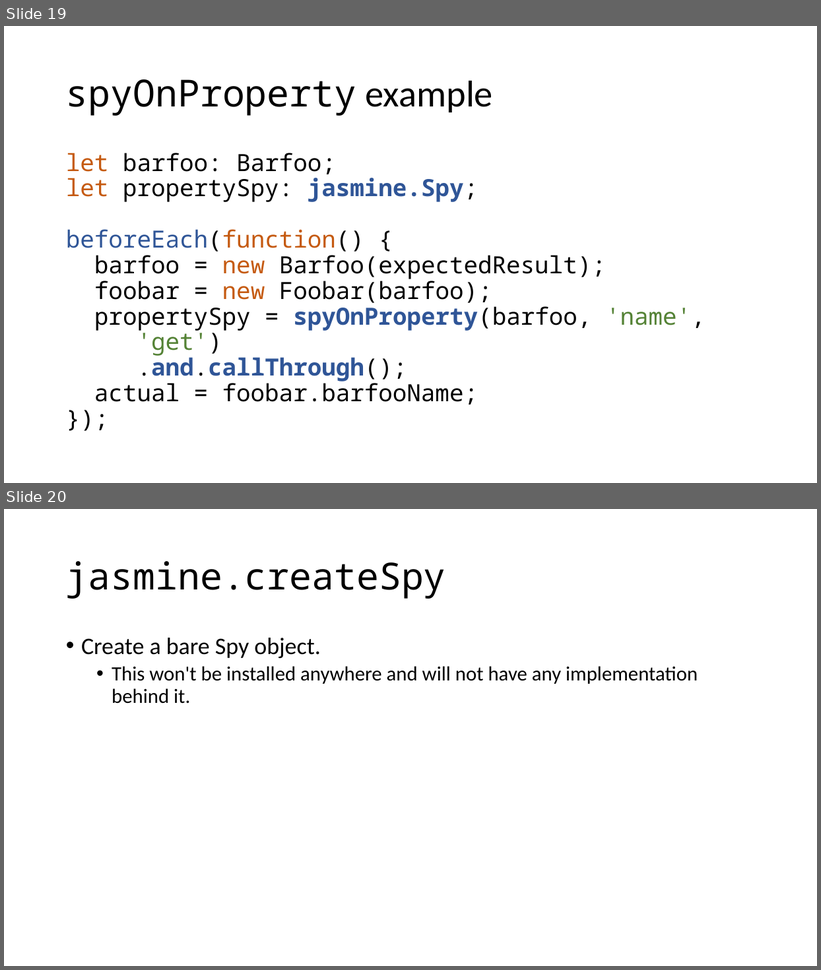
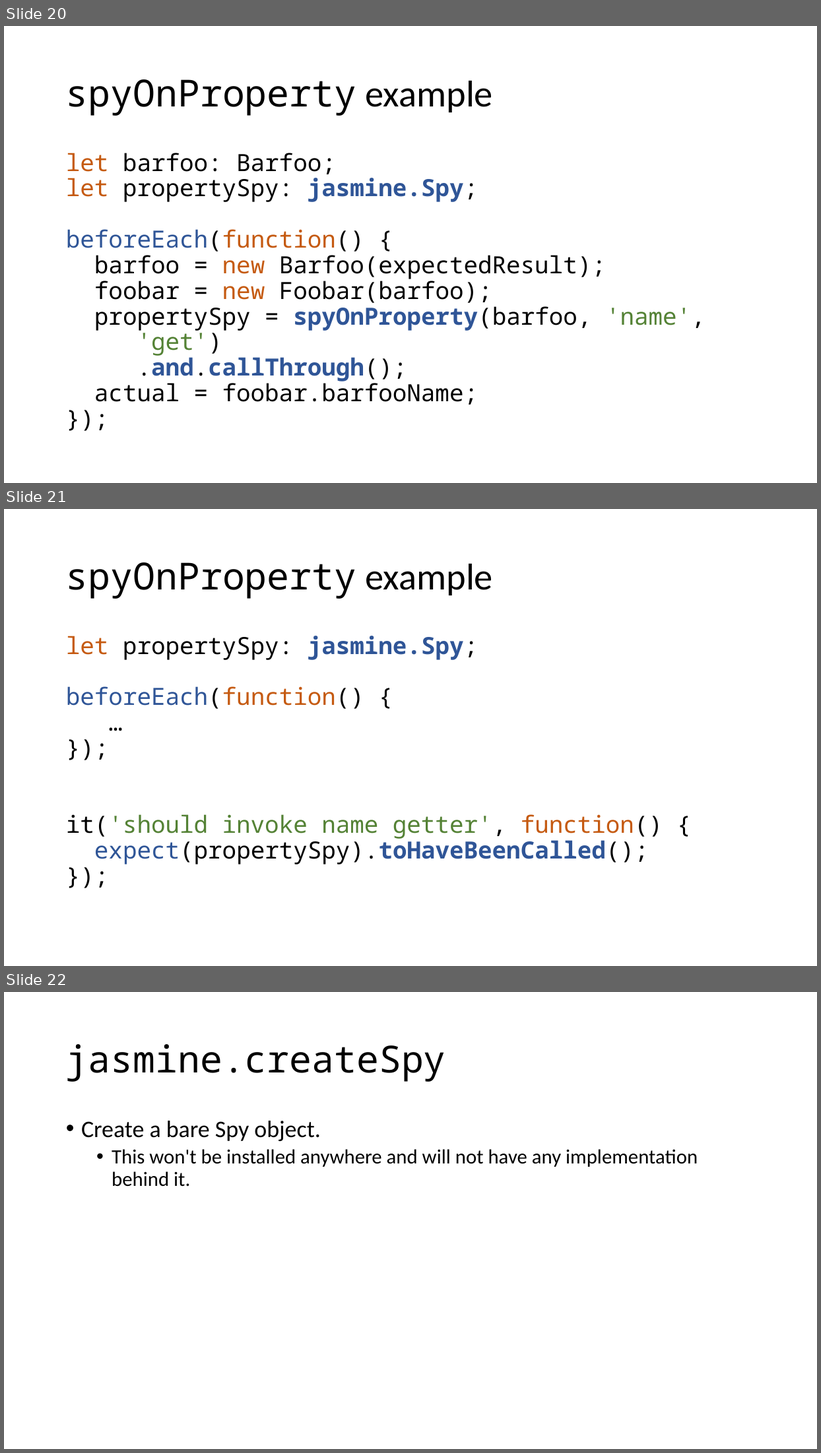
Before and after one commit to cebartling/test-driven, a slide deck: presentations/Introduction to Jasmine Framework.pptx. Shown one above the other, each under a label of ours: slides 19 and 20 before the commit, slides 20, 21 and 22 after it. The pictures are 821x970 and 821x1453 pixels, drawn with LibreOffice and Linux fonts; fonts in the diff are those of the drawing. Boxes give left, top, right and bottom in pixels: in the first picture for what was removed or moved away, otherwise in the second. Text is boxed around its words. In the diff, an @@ line names an element or a change of style, - is before the commit and + after.

Commit message:
Updated Jasmine presentation

```diff
--- a/presentations/Introduction to Jasmine Framework.pptx
+++ b/presentations/Introduction to Jasmine Framework.pptx
@@ slide 21 added at (x1=4, y1=509, x2=817, y2=966), background #FFFFFF @@
@@ title added at (x1=66, y1=562, x2=493, y2=599), 44 pt, text #000000 @@
+spyOnProperty example
@@ text added at (x1=66, y1=636, x2=663, y2=865), 28 pt, text #000000 @@
+let propertySpy: jasmine.Spy;
+beforeEach(function() {
+…
+});
+it('should invoke name getter', function() {
+expect(propertySpy).toHaveBeenCalled();
+});
@@ what was slide 19 is now slide 20 @@
@@ what was slide 20 is now slide 22 @@
```
Also in this commit, not shown: 1 slide changed, 1 other slide added.
